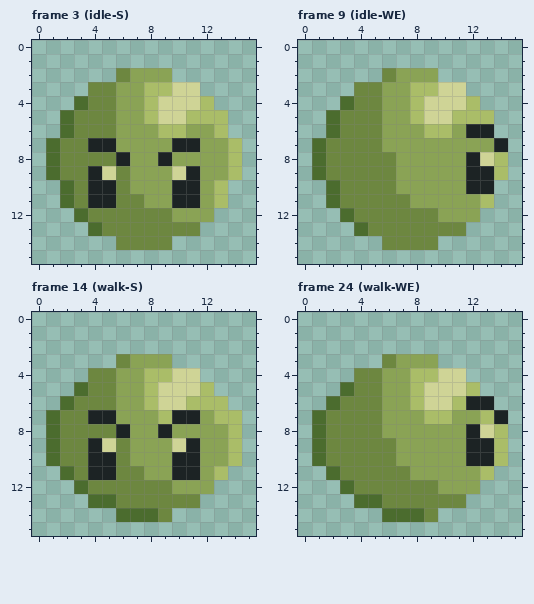
Two versions of one pixel-art file, graphics/characters/slime.aseprite. Above is the file before it was changed.
16x16 pixels, 24 frames. Shown: frame 3 (idle-S), frame 9 (idle-WE), frame 14 (walk-S), frame 24 (walk-WE).
And afterwards:
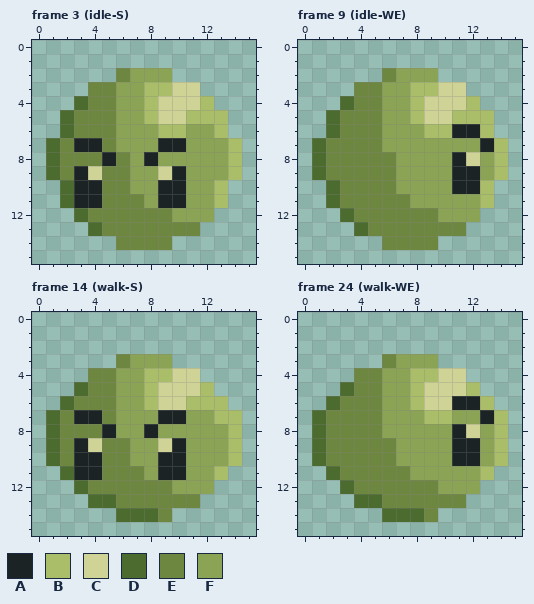
Palette (. is transparent): A #1c2324  B #aabd68  C #cfd496  D #4b6c2e  E #6d8740  F #8aa355
Author's note on the commit: assets(slime): Customize last idle frame
From old to new:
Frame 3 (idle-S), layer "top/skin/eyes/default":
Colour C becomes colour A in row 9 at x 10.
Colour E becomes colour A in row 7 at x 3; in row 8 at x 5; in rows 9 to 11 at x 3.
Colour F becomes colour A in row 7 at x 9; in row 8 at x 8; in rows 10 to 11 at x 9.
Colour A becomes colour C in row 9 at x 4.
Colour F becomes colour C in row 9 at x 9.
Colour A becomes colour E in row 7 at x 5; in row 8 at x 6; in rows 10 to 11 at x 5.
Colour C becomes colour E in row 9 at x 5.
Colour A becomes colour F in row 7 at x 11; in row 8 at x 9; in rows 9 to 11 at x 11.
Frame 9 (idle-WE), layer "top/skin/eyes/default":
Colour F becomes colour A in row 6 at x 11; in row 7 at x 13; in rows 8 to 10 at x 11.
Colour A becomes colour B in row 6 at x 13; in row 7 at x 14; in row 10 at x 13.
Colour A becomes colour C in row 8 at x 12.
Colour A becomes colour F in row 9 at x 13.
Colour C becomes colour F in row 8 at x 13.
Frame 14 (walk-S), layer "top/skin/eyes/default":
Colour B becomes colour A in row 7 at x 9.
Colour C becomes colour A in row 9 at x 10.
Colour E becomes colour A in row 7 at x 3; in row 8 at x 5; in rows 9 to 11 at x 3.
Colour F becomes colour A in row 8 at x 8; in rows 10 to 11 at x 9.
Colour A becomes colour C in row 9 at x 4.
Colour F becomes colour C in row 9 at x 9.
Colour A becomes colour E in row 7 at x 5; in rows 10 to 11 at x 5.
Colour C becomes colour E in row 9 at x 5.
Colour A becomes colour F in row 7 at x 11; in row 8 at x 6 and 9; in rows 9 to 11 at x 11.
Frame 24 (walk-WE), layer "top/skin/eyes/default":
Colour B becomes colour A in row 6 at x 11; in row 7 at x 13.
Colour F becomes colour A in rows 8 to 10 at x 11.
Colour A becomes colour B in row 6 at x 13; in row 7 at x 14.
Colour A becomes colour C in row 8 at x 12.
Colour A becomes colour F in rows 9 to 10 at x 13.
Colour C becomes colour F in row 8 at x 13.
Pixel boxes of the changes (left, top, right, bottom) in both pictures:
changed: (74, 138, 200, 208)
changed: (452, 124, 508, 194)
changed: (74, 410, 200, 480)
changed: (452, 396, 508, 466)
